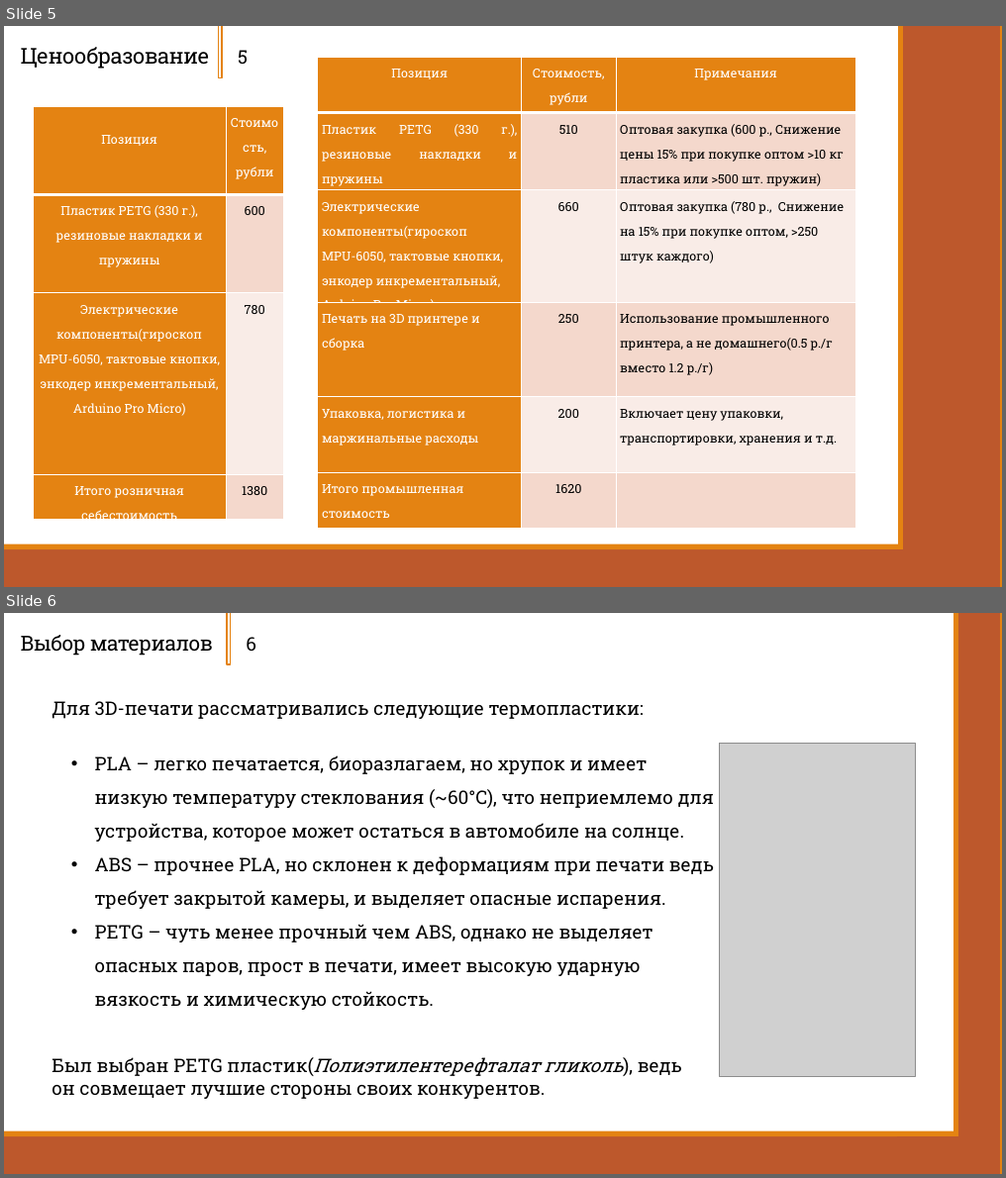
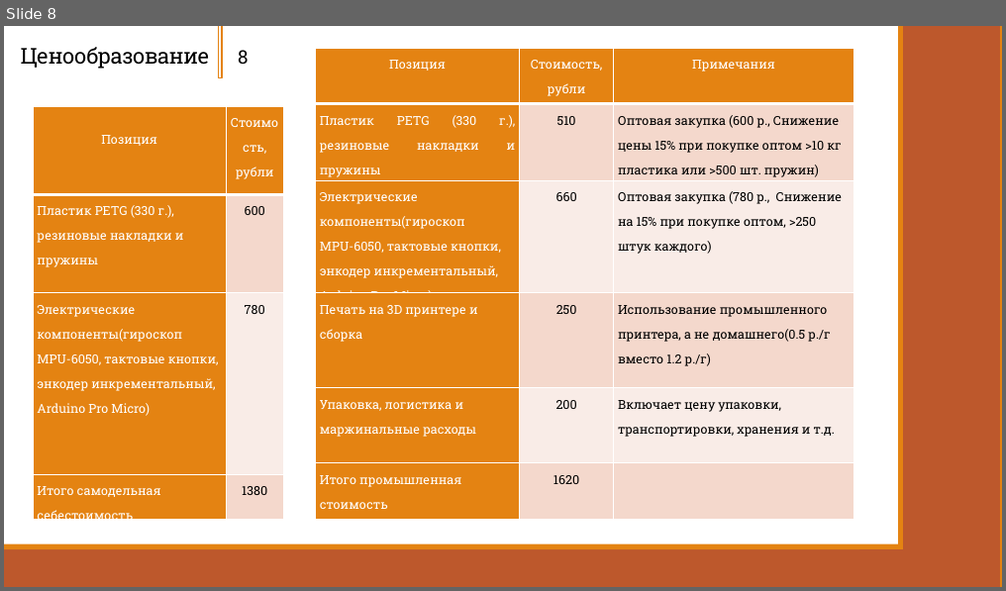
Before and after one commit to Zerocummer/Mmm-Yummers, a slide deck: Мышка для людей с ОВЗ/Документы/Презентация о манипуляторе.pptx. Shown one above the other, each under a label of ours: slides 5 and 6 before the commit, slide 8 after it. The pictures are 1006x1178 and 1006x591 pixels, drawn with LibreOffice and Linux fonts; fonts in the diff are those of the drawing; grey boxes stand for pictures. Boxes give left, top, right and bottom in pixels: in the first picture for what was removed or moved away, otherwise in the second. Text is boxed around its words. In the diff, an @@ line names an element or a change of style, - is before the commit and + after.

```diff
--- a/Мышка для людей с ОВЗ/Документы/Презентация о манипуляторе.pptx
+++ b/Мышка для людей с ОВЗ/Документы/Презентация о манипуляторе.pptx
@@ slide 6 removed at box(4, 613, 1002, 1174), background #FFFFFF; not listed: 2 template elements that a slide beside it also shows @@
@@ title removed at box(21, 635, 213, 656) @@
-Выбор материалов
@@ rectangle removed at box(227, 613, 231, 664) @@
@@ text removed at box(246, 637, 256, 651) @@
-6
@@ rectangle removed at box(956, 613, 1002, 1174) @@
@@ text removed at box(52, 701, 644, 719) @@
-Для 3D-печати рассматривались следующие термопластики:
@@ text removed at box(95, 756, 714, 1010) @@
-• PLA – легко печатается, биоразлагаем, но хрупок и имеет низкую температуру стеклования (~60°C), что неприемлемо для устройства, которое может остаться в автомобиле на солнце.
-• ABS – прочнее PLA, но склонен к деформациям при печати ведь требует закрытой камеры, и выделяет опасные испарения.
-• PETG – чуть менее прочный чем ABS, однако не выделяет опасных паров, прост в печати, имеет высокую ударную вязкость и химическую стойкость.
@@ rectangle removed at box(96, 751, 924, 761) @@
@@ picture removed at box(720, 744, 916, 1077) @@
@@ text removed at box(52, 1058, 682, 1099) @@
-Был выбран PETG пластик(Полиэтилентерефталат гликоль), ведь он совмещает лучшие стороны своих конкурентов.
@@ rectangle removed at box(898, 1138, 976, 1174) @@
@@ what was slide 5 is now slide 8 @@
@@ slide 8 changed as well @@
@@ text at box(238, 50, 248, 64): text changed @@
-5
+8
@@ table: place and size @@
-table at box(318, 57, 856, 526)
+table at box(316, 48, 853, 517)
@@ table at box(33, 106, 284, 528) @@
-row 4, column 1: Итого розничная себестоимость
+row 4, column 1: Итого самодельная себестоимость
@@ alignment centre to left @@
```
Also in this commit, not shown: 7 other slides changed, 1 slide added, 1 other file.
